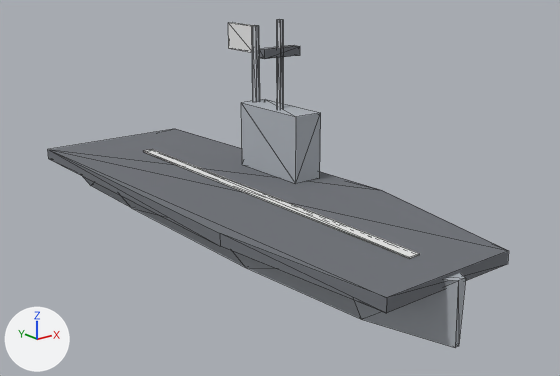
Renders of the glTF model csharp/Unciv.Godot/Packs/units/models/unit/Carrier.glb from each side of a commit.
Camera for both pictures: a camera (50 mm lens) standing at (-0.935, -1.306, 0.627) and looking at (0.048, -0.078, 0.135). The axes (+X, +Y, +Z) are drawn at lower left. The lights are the same throughout. The older version comes first. Mesh edges are drawn as thin lines. Vertices at exactly the same position are counted once.

Names of what the first picture shows: 'Body'.
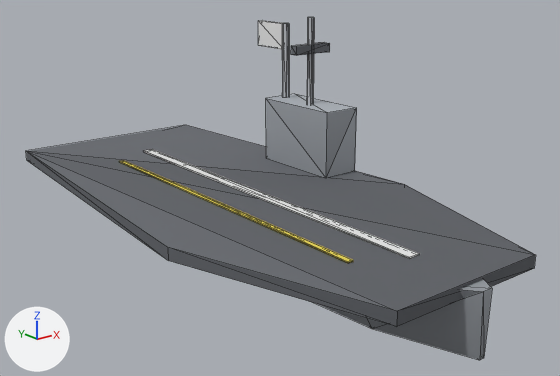
Edits to the bpy script that builds the scene:
```text
Change mat_dark:
    where n0 = _N.new('ShaderNodeBsdfPrincipled'); n0.name = 'Principled BSDF'
    remove n0.inputs[0].default_value = (0.16, 0.17, 0.19, 1.0)  # 'Base Color', grey #6f7379
    add n2 = _N.new('ShaderNodeMix'); n2.name = 'Mix'
    add n2.data_type = 'RGBA'
    add n2.blend_type = 'MULTIPLY'
    add n2.inputs[0].default_value = 1.0  # 'Factor'
    add n2.inputs[7].default_value = (0.16, 0.17, 0.19, 1.0)  # 'B', grey #6f7379
    add n3 = _N.new('ShaderNodeVertexColor'); n3.name = 'Color Attribute'
    add _L.new(n2.outputs[2], n0.inputs[0])  # 'Result' to 'Base Color'
    add _L.new(n3.outputs[0], n2.inputs[6])  # 'Color' to 'A'
Change mat_grey:
    where n0 = _N.new('ShaderNodeBsdfPrincipled'); n0.name = 'Principled BSDF'
    remove n0.inputs[0].default_value = (0.42, 0.45, 0.49, 1.0)  # 'Base Color', grey #adb3ba
    add n2 = _N.new('ShaderNodeMix'); n2.name = 'Mix'
    add n2.data_type = 'RGBA'
    add n2.blend_type = 'MULTIPLY'
    add n2.inputs[0].default_value = 1.0  # 'Factor'
    add n2.inputs[7].default_value = (0.42, 0.45, 0.49, 1.0)  # 'B', grey #adb3ba
    add n3 = _N.new('ShaderNodeVertexColor'); n3.name = 'Color Attribute'
    add _L.new(n2.outputs[2], n0.inputs[0])  # 'Result' to 'Base Color'
    add _L.new(n3.outputs[0], n2.inputs[6])  # 'Color' to 'A'
Change mat_steel:
    where n0 = _N.new('ShaderNodeBsdfPrincipled'); n0.name = 'Principled BSDF'
    remove n0.inputs[0].default_value = (0.58, 0.6, 0.64, 1.0)  # 'Base Color', light grey #c8cbd1
    add n2 = _N.new('ShaderNodeMix'); n2.name = 'Mix'
    add n2.data_type = 'RGBA'
    add n2.blend_type = 'MULTIPLY'
    add n2.inputs[0].default_value = 1.0  # 'Factor'
    add n2.inputs[7].default_value = (0.58, 0.6, 0.64, 1.0)  # 'B', light grey #c8cbd1
    add n3 = _N.new('ShaderNodeVertexColor'); n3.name = 'Color Attribute'
    add _L.new(n2.outputs[2], n0.inputs[0])  # 'Result' to 'Base Color'
    add _L.new(n3.outputs[0], n2.inputs[6])  # 'Color' to 'A'
Add mat_yellow:
    mat_yellow = bpy.data.materials.new('Yellow')
    # nodes: BsdfPrincipled, Mix, OutputMaterial, VertexColor
    # colours: yellow #f6df59, mixed with the vertex colours
Change me_body:
    remove me_body.from_pydata(...)  # 88 vertices, 144 faces; spans x -0.19..0.23, y -0.6..0.6, z 0.0..0.47
    add me_body.from_pydata(...)  # 96 vertices, 156 faces; spans x -0.3..0.3, y -0.65..0.65, z 0.0..0.47
    me_body part 1: the loose piece of 8 vertices spanning x 0.144..0.156, y 0.14..0.24, z 0.39..0.45 is moved by (0.09, 0.0, 0.0)
    me_body part 2: the loose piece of 8 vertices spanning x 0.1..0.2, y 0.04..0.06, z 0.39..0.41 is moved by (0.09, 0.0, 0.0)
    me_body part 3: a new loose piece, a box spanning x 0.195..0.285, y -0.06..0.16, z 0.125..0.275, in mat_grey
    me_body part 4: the loose piece of 12 vertices spanning x 0.142..0.158, y 0.043..0.057, z 0.27..0.47 is moved by (0.09, 0.0, 0.0)
    me_body part 5: the loose piece of 12 vertices spanning x 0.141..0.159, y 0.132..0.148, z 0.275..0.45 is moved by (0.09, 0.0, 0.0)
    me_body part 6: a new loose piece, a box spanning x -0.106..-0.094, y -0.45..0.35, z 0.126..0.129, in mat_yellow
    me_body part 7: the loose piece of 20 vertices spanning x -0.15..0.15, y -0.6..0.6, z 0.0..0.12 is rebuilt with 20 vertices and now spans x -0.18..0.18, y -0.65..0.65, z 0.0..0.12
    me_body part 8: the loose piece of 12 vertices spanning x -0.19..0.23, y -0.58..0.58, z 0.1..0.125 is rebuilt with 12 vertices and now spans x -0.3..0.3, y -0.62..0.6, z 0.1..0.125
    me_body part 9: the loose piece of 8 vertices spanning x 0.115..0.185, y -0.05..0.15, z 0.125..0.275 is deleted
    add me_body.materials.append(mat_yellow)
```

Pixel boxes [x1, y1, x2, y2] of what changed, in the pictures (560 x 376 px; the box of a moved part takes in the faces that stretch with it):
'Body', recoloured, reshaped (11% wider): before [48, 20, 509, 348]; after [26, 17, 536, 360]
part 1 of me_body, moved or reshaped: before [228, 23, 255, 52]; after [258, 20, 287, 49]
part 2 of me_body, moved or reshaped: before [259, 45, 300, 59]; after [291, 42, 330, 56]
part 3 of me_body, added: after [266, 94, 357, 178]
part 4 of me_body, moved or reshaped: before [277, 20, 283, 108]; after [307, 17, 314, 103]
part 5 of me_body, moved or reshaped: before [252, 26, 260, 102]; after [282, 23, 289, 98]
part 6 of me_body, added: after [119, 160, 353, 263]
part 7 of me_body, rebuilt: before [83, 177, 465, 348]; after [318, 280, 492, 360]
part 8 of me_body, rebuilt (11% wider, 10% taller): before [48, 129, 509, 313]; after [26, 125, 536, 327]
part 9 of me_body, deleted: before [241, 99, 321, 184]
